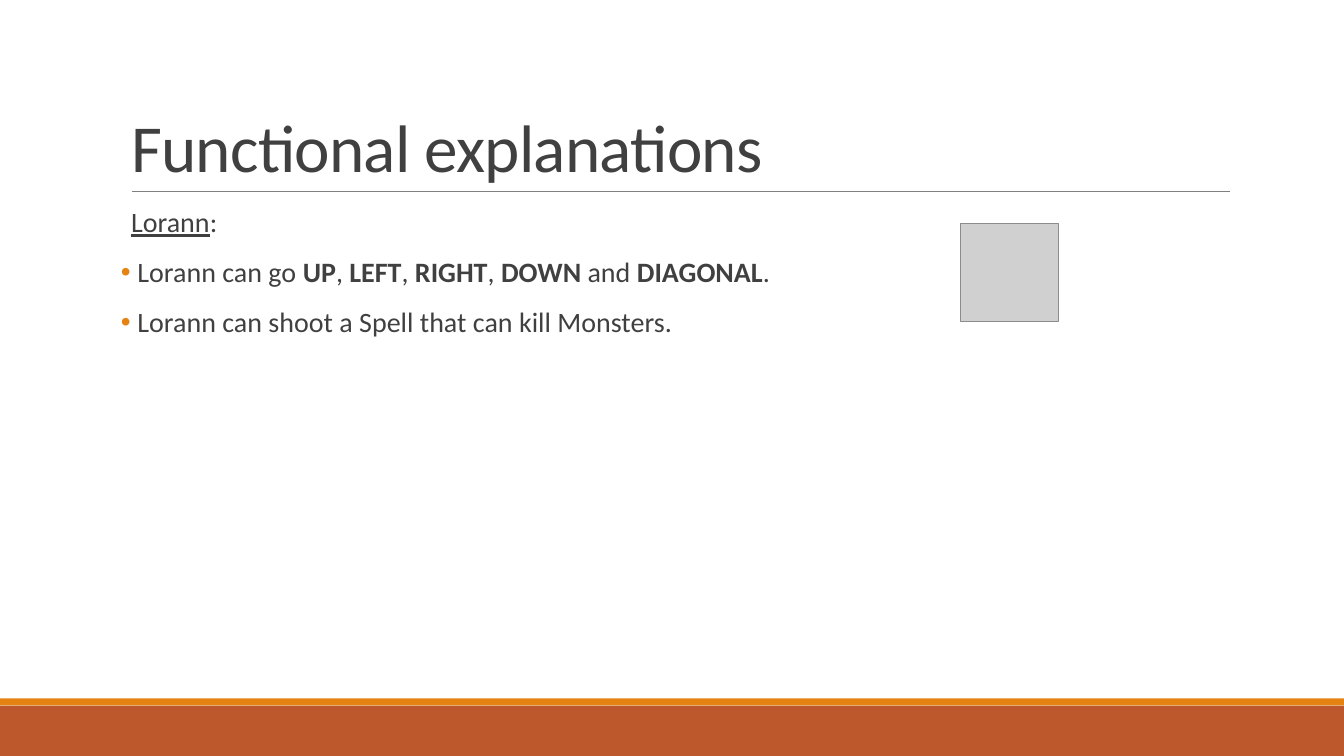
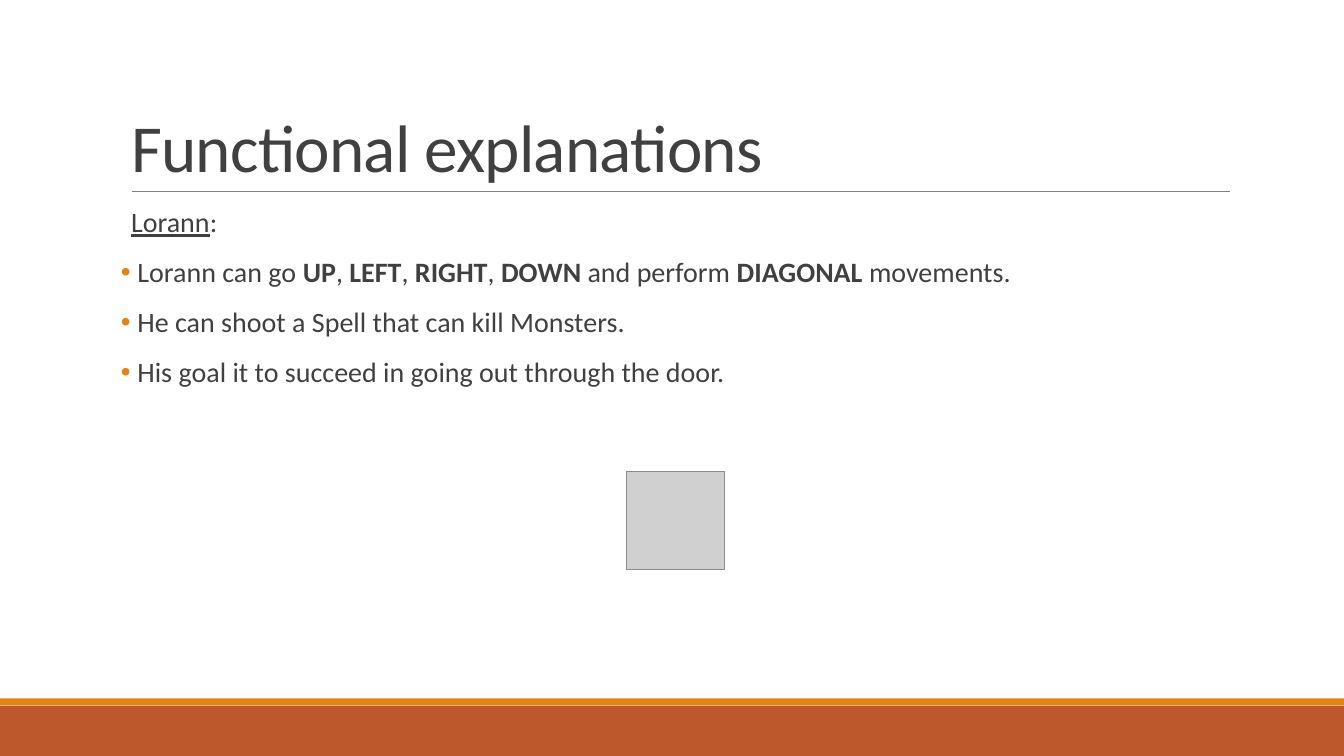
Before and after one commit to Studisys/Lorann-Java-Project----Exia-CESI-A1, a slide deck: slide 7 of Deliverables/Lorann - PowerPoint.pptx. Drawn at 1344x756 pixels with LibreOffice and Linux fonts; fonts in the diff are those of the drawing; grey boxes stand for pictures. Boxes give left, top, right and bottom in pixels: in the first picture for what was removed or moved away, otherwise in the second. Text is boxed around its words. In the diff, an @@ line names an element or a change of style, - is before the commit and + after.

```diff
--- a/Deliverables/Lorann - PowerPoint.pptx
+++ b/Deliverables/Lorann - PowerPoint.pptx
@@ text at box(137, 262, 1011, 387): text changed @@
-• Lorann can go UP, LEFT, RIGHT, DOWN and DIAGONAL.
-• Lorann can shoot a Spell that can kill Monsters.
+• Lorann can go UP, LEFT, RIGHT, DOWN and perform DIAGONAL movements.
+• He can shoot a Spell that can kill Monsters.
+• His goal it to succeed in going out through the door.
@@ picture: place and size @@
-picture at box(961, 224, 1059, 322)
+picture at box(627, 472, 725, 570)
```
Also in this commit, not shown: 7 other slides changed.
